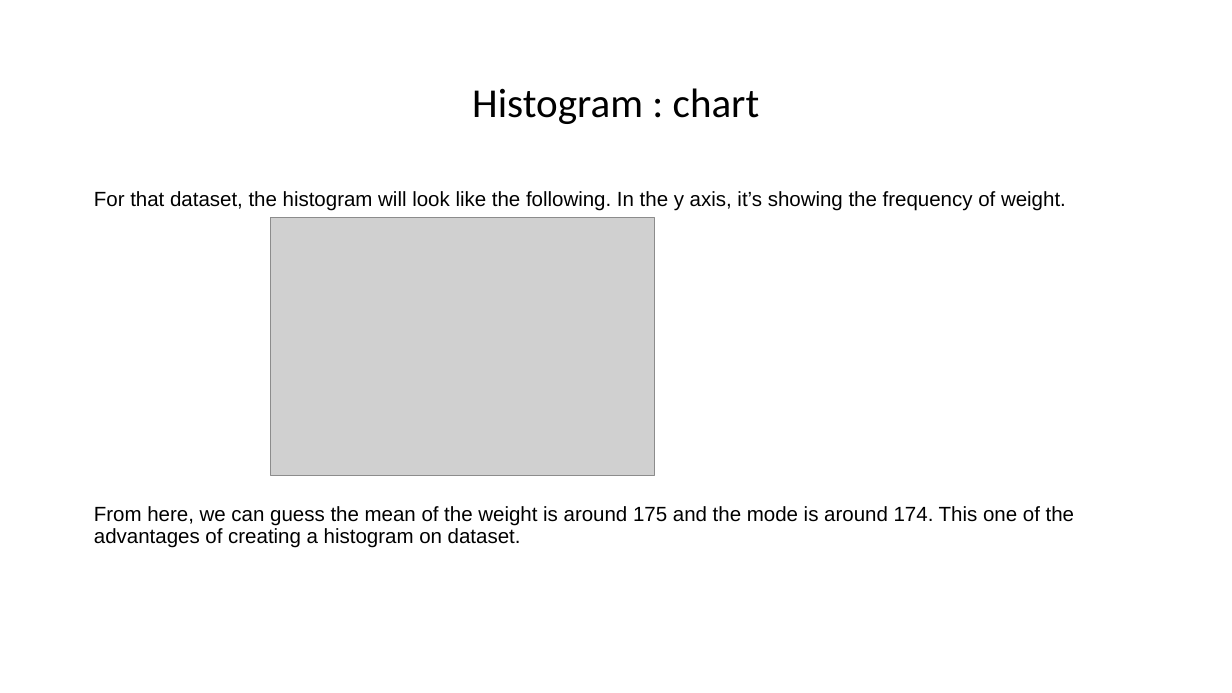
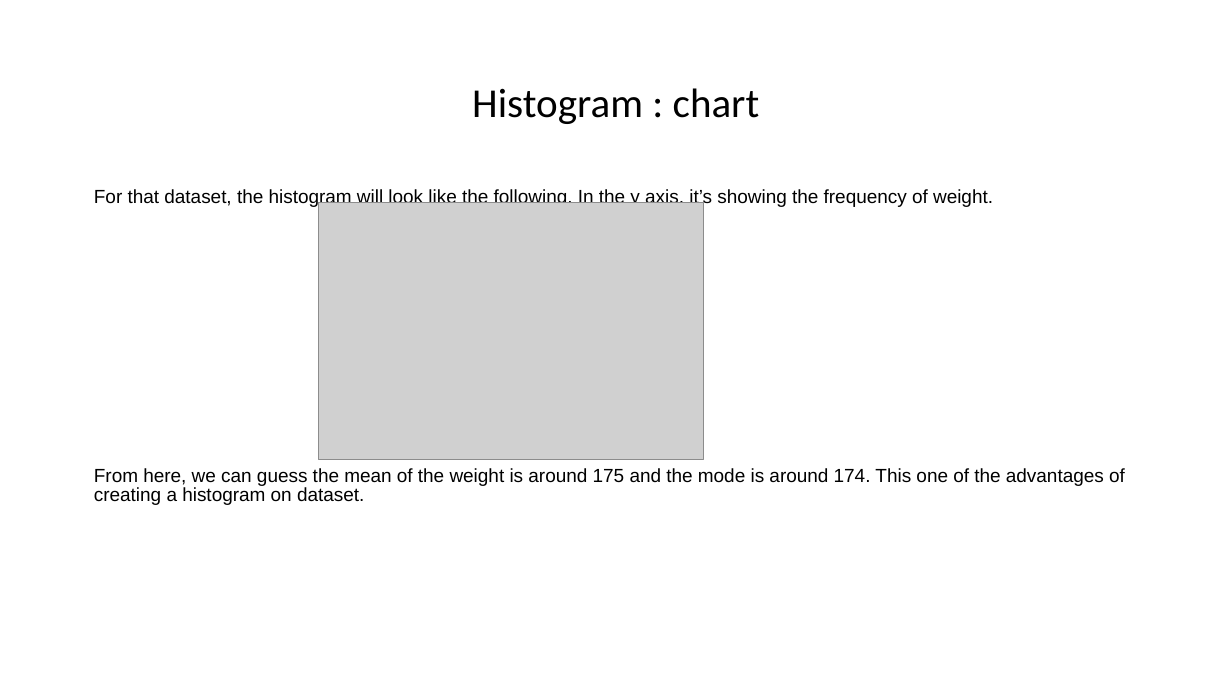
Before and after one commit to dia1128/AIandDataScienceWorkshopwithPython, a slide deck: slide 12 of Week2/2.3 Data Visualization.pptx. Drawn at 1232x693 pixels with LibreOffice and Linux fonts; fonts in the diff are those of the drawing; grey boxes stand for pictures. Boxes give left, top, right and bottom in pixels: in the first picture for what was removed or moved away, otherwise in the second. Text is boxed around its words. In the diff, an @@ line names an element or a change of style, - is before the commit and + after.

```diff
--- a/Week2/2.3 Data Visualization.pptx
+++ b/Week2/2.3 Data Visualization.pptx
@@ text "For that dataset, the histogram ..." at bbox=[94, 188, 1125, 505]: size 16 to 14.8 pt; line spacing 0.9 to 0.8 @@
@@ picture: place and size @@
-picture at bbox=[270, 218, 654, 475]
+picture at bbox=[319, 202, 703, 459]
```
Also in this commit, not shown: 3 other slides changed.
